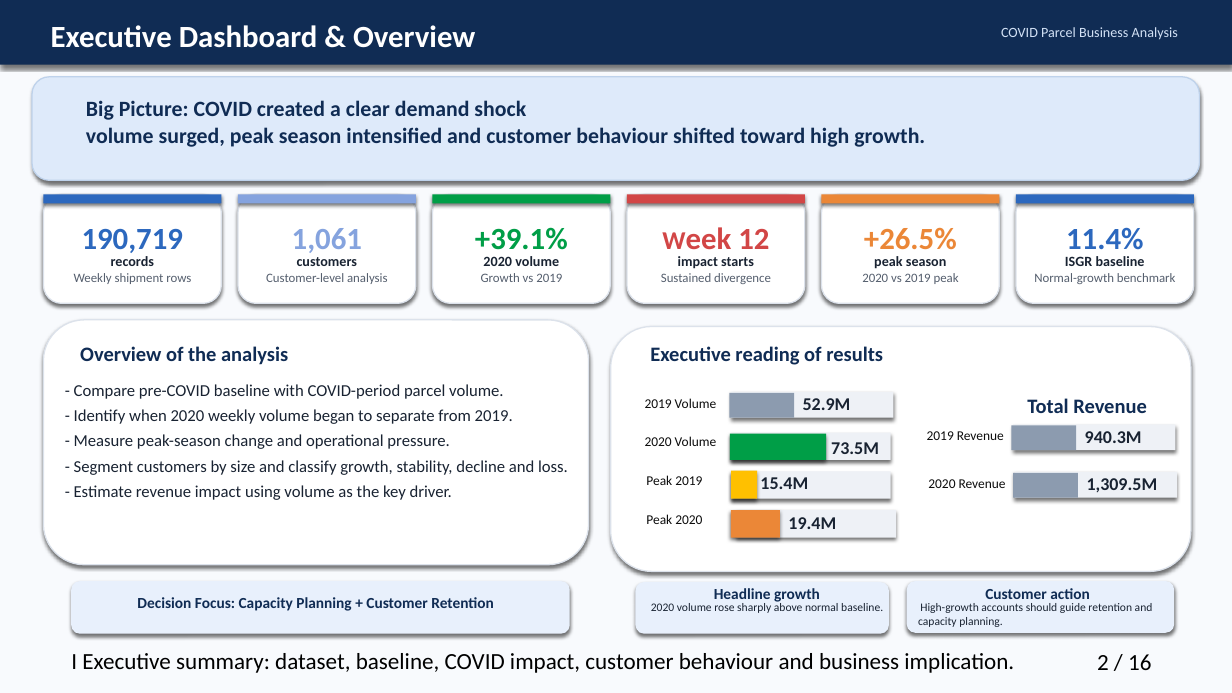
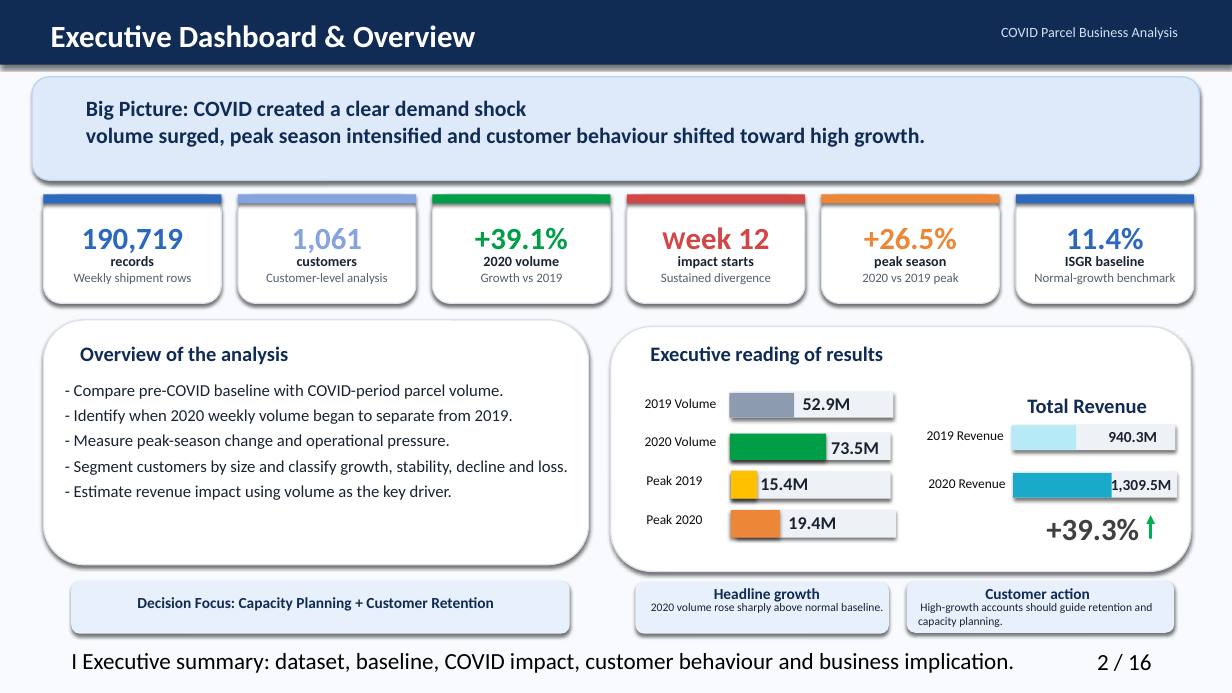
Before and after one commit to Sammy-Essien-000570292/Group_13_Final_Project, a slide deck: slide 2 of final PROJECT PRESENTATION GROUP_13_Updated.pptx. Drawn at 1232x693 pixels with LibreOffice and Linux fonts; fonts in the diff are those of the drawing. Boxes give left, top, right and bottom in pixels: in the first picture for what was removed or moved away, otherwise in the second. Text is boxed around its words. In the diff, an @@ line names an element or a change of style, - is before the commit and + after.

Commit message:
Dashboard fine-tuning

```diff
--- a/final PROJECT PRESENTATION GROUP_13_Updated.pptx
+++ b/final PROJECT PRESENTATION GROUP_13_Updated.pptx
@@ rectangle at box(1012, 425, 1077, 450): fill #8C9BAF to #B5EAF6 @@
@@ text "940.3M": place and size @@
-text "940.3M" at box(1085, 431, 1142, 443)
+text "940.3M" at box(1108, 432, 1157, 442)
@@ text "940.3M" at box(1108, 432, 1157, 442): size 14 to 12 pt @@
@@ rectangle: place and size @@
-rectangle at box(1013, 473, 1078, 498)
+rectangle at box(1013, 473, 1112, 498)
@@ rectangle at box(1013, 473, 1112, 498): fill #8C9BAF to #19AAC9 @@
@@ text "1,309.5M" at box(1111, 477, 1171, 495): size 14 to 12 pt @@
@@ text "1,309.5M": place and size @@
-text "1,309.5M" at box(1087, 478, 1158, 492)
+text "1,309.5M" at box(1111, 477, 1171, 495)
@@ text added at box(1046, 519, 1139, 541), 24 pt, text #404040, bold @@
++39.3%
@@ arrow added from (1151, 538) to (1151, 516), #00B050 2.25 pt @@
```
